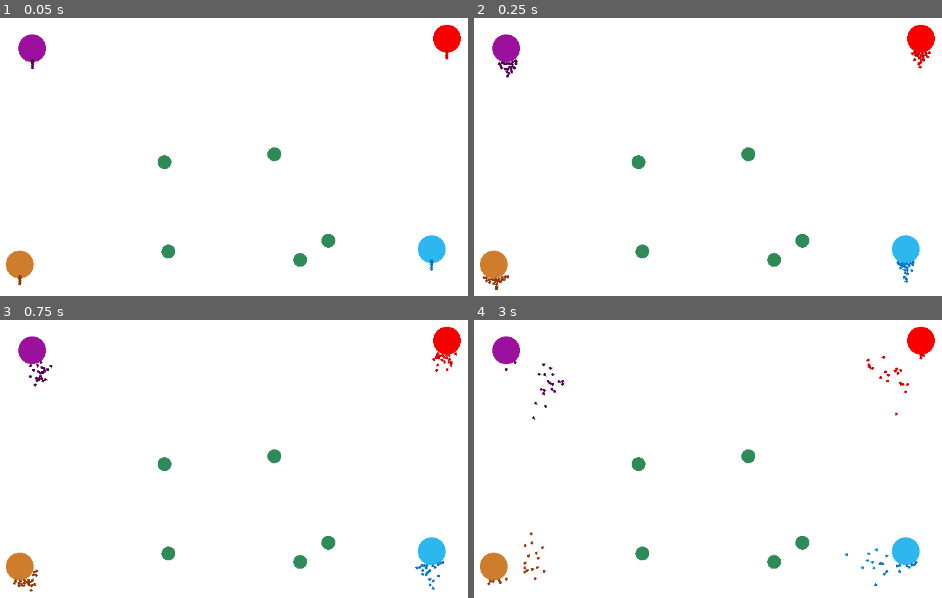
Above: before the commit, frames 1-4 (two rows, left to right).
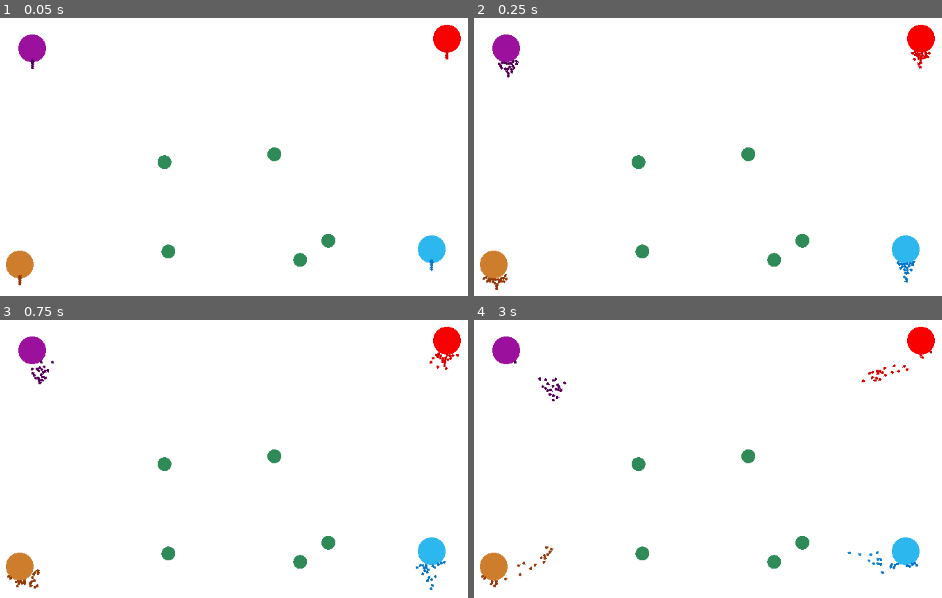
Above: after the commit, the same moments.

Repository: MalCaor/RucheTyr
Game: Godot game, scene res://Scene2d.tscn
Same seed, same stepped clock (60 frames per second), same inputs: the game is played once before the commit and once after it.
Inputs:
- Up to frame 1 (0.05 s): no input
- Up to frame 2 (0.25 s): no input
- Up to frame 3 (0.75 s): no input
- Up to frame 4 (3 s): no input

Frame 1 is identical in both runs. In frame 2, 0.3% of the frame differs, in the area x 1-98%, y 11-98%; in frame 3, 0.7%; in frame 4, 1.1%, in the area x 1-98%, y 11-97%.

Commit message:
gene vect

Diff:
--- a/Tyr/hormagaunt.gd
+++ b/Tyr/hormagaunt.gd
@@ -38,6 +38,7 @@
 var nbr_current_food: float = 0 # Quantite actuelle que transporte un agent
 
 var target_explor: Vector2
+var timer_since_last_generation = 0
 
 var couleur: Color
 
@@ -74,15 +75,14 @@
 		self.modulate = self.couleur
 
 func generate_coor():
-	var pos = Vector2(0,0)
-	while (pos.x < 10 and pos.x > -10) and (pos.y < 5 and pos.y > -5):
-		pos = Vector2(randf_range(-1,1), randf_range(-1,1)) * 100
-	return pos
+	return Vector2(randf_range(-1,1), randf_range(-1,1)) * 100
 
 func explore():
 	# generate target
-	if not target_explor or self.position.distance_to(target_explor) < 20:
+	if not target_explor or self.position.distance_to(target_explor) < 20 or timer_since_last_generation < 50:
 		target_explor = generate_coor()
+		timer_since_last_generation = 0
+	timer_since_last_generation += 1
 
 	# travel calculation
 	var angle_self = angle_to_target(target_explor)
